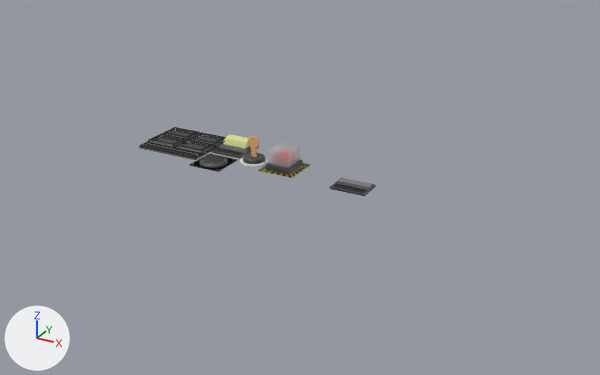
Renders of the Blender file Blender/UI.blend from each side of a commit.
The view is the same before and after, from a 50 mm camera at (91.5, -158.7, 75.2) aimed at (4.6, -0.8, -3.8). The axes (+X, +Y, +Z) are drawn at lower left. The lights are the same throughout. Mesh edges are drawn as thin lines on the coarser meshes.

In view in the first picture: '4ButtonFram', 'DataField', 'Mic', 'MollyGuard'.
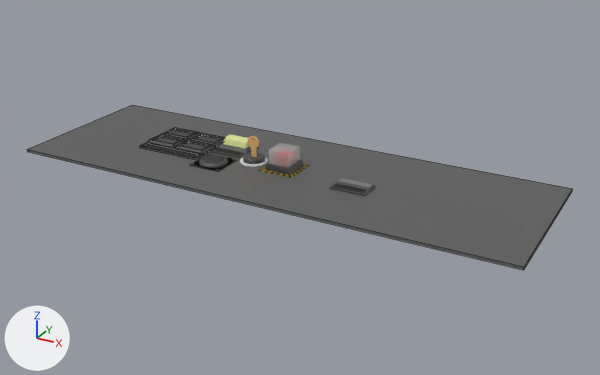
Where the newer file only moved an object's origin or applied its transform, the numbers keep the older frame.

Location of each change, [x1, y1, x2, y2] in pixels of the pictures (600 x 375 px):
'Surface', added: after [27, 105, 573, 270]

Diff of the bpy script that builds the scene:
```diff
--- a/Blender/UI.blend.py
+++ b/Blender/UI.blend.py
@@ mat_basesurfacemat @@
+mat_basesurfacemat = principled_material('BaseSurfaceMat')
+mat_basesurfacemat.base_color = (0.111, 0.111, 0.111)  # dark grey #5e5e5e
@@ me_cube_014 @@
+me_cube_014.from_pydata(...)  # a box spanning x -62.7..62.7, y -20.5..20.5, z -0.7..0.0
+me_cube_014.materials.append(mat_basesurfacemat)  # dark grey #5e5e5e
@@ ob_surface @@
+ob_surface = bpy.data.objects.new('Surface', me_cube_014)
+ob_surface.location = (0.0, 0.0, 0.0)
```
